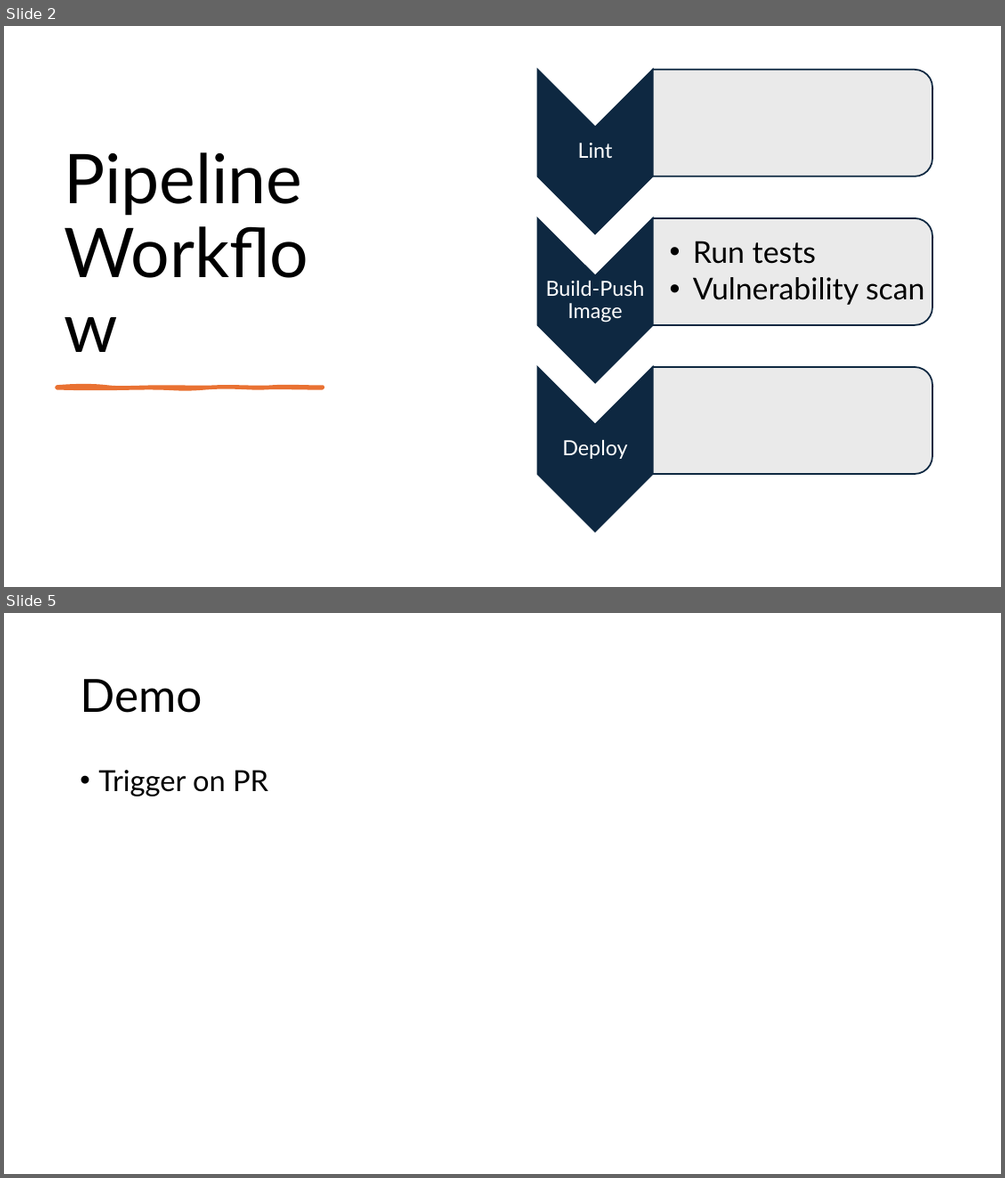
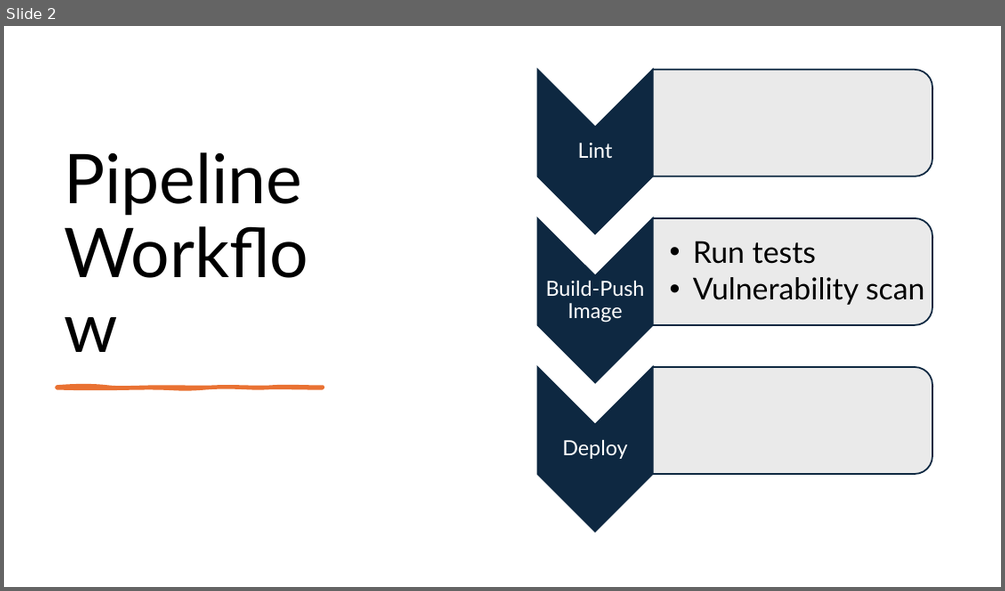
Before and after one commit to weizhe-sha/webapp-cicd-pipeline, a slide deck: Presentation.pptx. Shown one above the other, each under a label of ours: slides 2 and 5 before the commit, slide 2 after it; the slides between them are not shown. The pictures are 1005x1178 and 1005x591 pixels, drawn with LibreOffice and Linux fonts; fonts in the diff are those of the drawing. Boxes give left, top, right and bottom in pixels: in the first picture for what was removed or moved away, otherwise in the second. Text is boxed around its words. In the diff, an @@ line names an element or a change of style, - is before the commit and + after.

```diff
--- a/Presentation.pptx
+++ b/Presentation.pptx
@@ slide 5 removed at bbox=[4, 613, 1001, 1174], background #FFFFFF @@
@@ title removed at bbox=[80, 679, 202, 713] @@
-Demo
@@ text removed at bbox=[98, 770, 268, 796] @@
-• Trigger on PR
```
Also in this commit, not shown: 2 slides changed, 2 slides added, 1 other slide removed, 1 other file.
